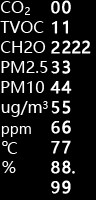
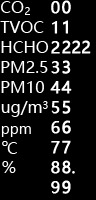
Two versions of the same layered image (96 × 200). Layer-by-layer changes:
painted on "CO" over (1, 41, 49, 53)
